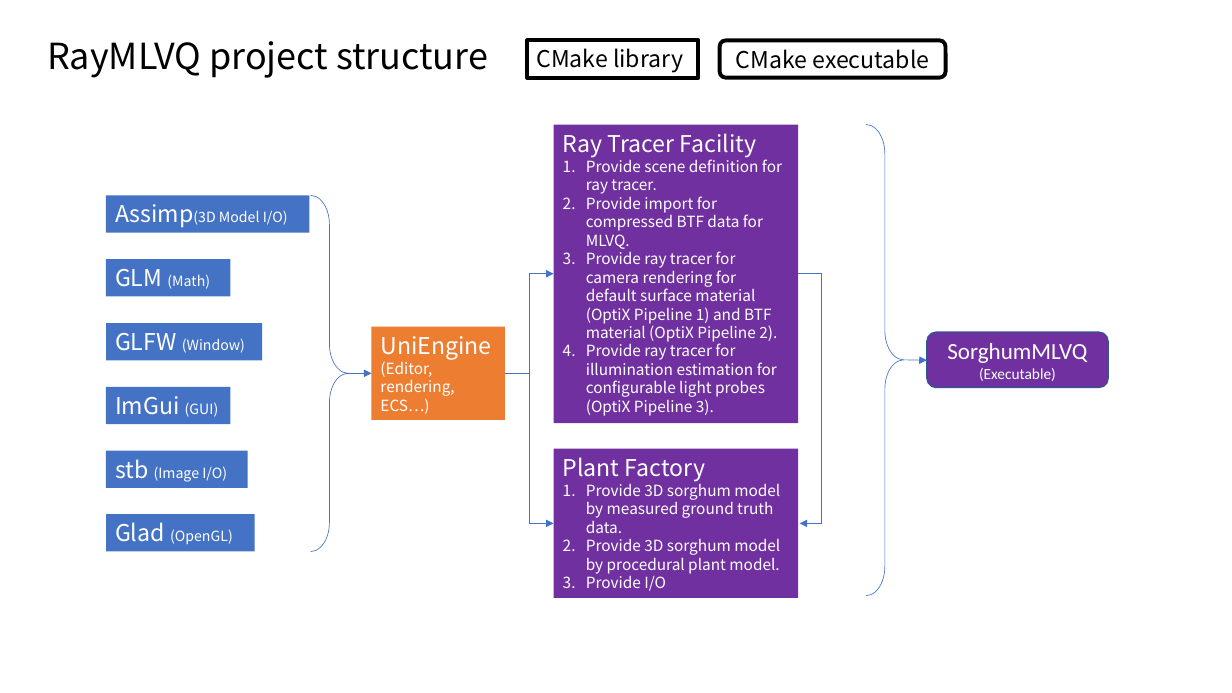
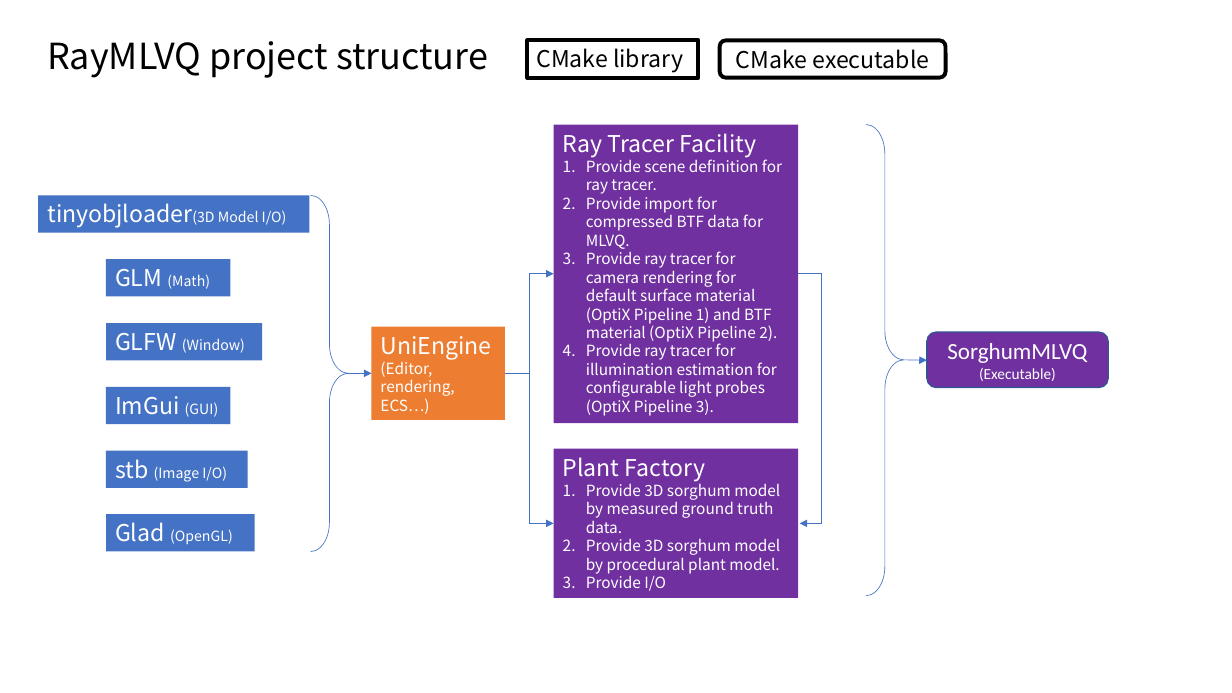
Before and after one commit to edisonlee0212/SorghumFactory, a slide deck: slide 1 of Project Structure.pptx. Drawn at 1232x693 pixels with LibreOffice and Linux fonts; fonts in the diff are those of the drawing. Boxes give left, top, right and bottom in pixels: in the first picture for what was removed or moved away, otherwise in the second. Text is boxed around its words. In the diff, an @@ line names an element or a change of style, - is before the commit and + after.

```diff
--- a/Project Structure.pptx
+++ b/Project Structure.pptx
@@ rectangle "tinyobjloader(3D Model I/O)": place and size @@
-rectangle "tinyobjloader(3D Model I/O)" at [106,195,310,232]
+rectangle "tinyobjloader(3D Model I/O)" at [38,195,310,232]
@@ text in rectangle at [47,203,287,228]: text changed; size 11 to 18 pt @@
-Assimp(3D Model I/O)
+tinyobjloader(3D Model I/O)
```
Also in this commit, not shown: 2 other files.
